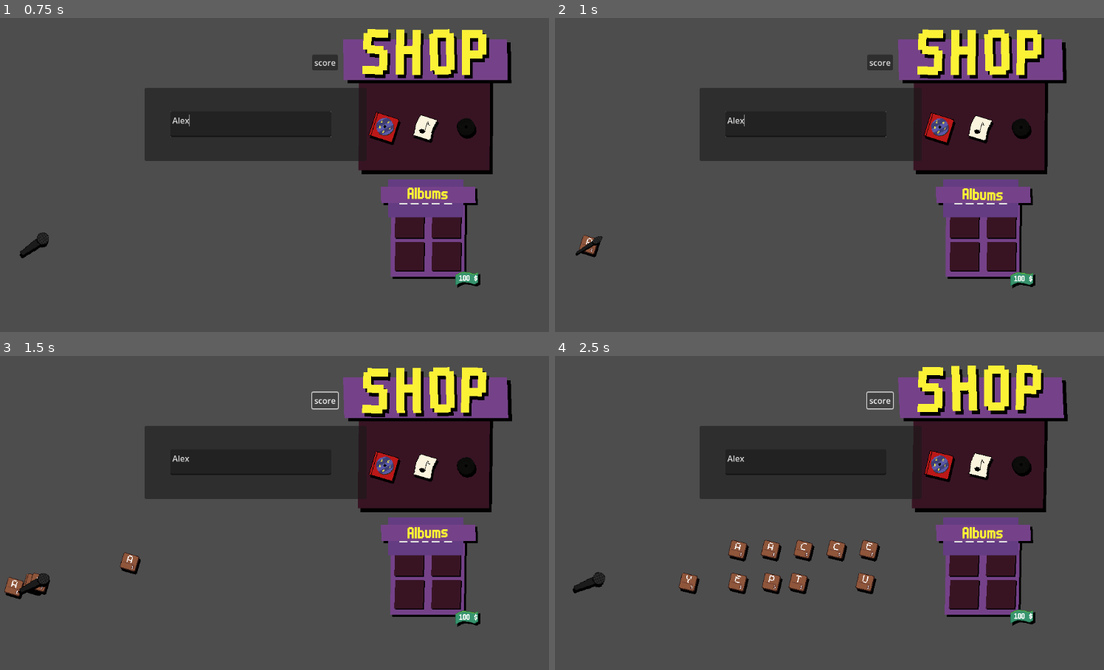
Above: before the commit, frames 1-4 (two rows, left to right).
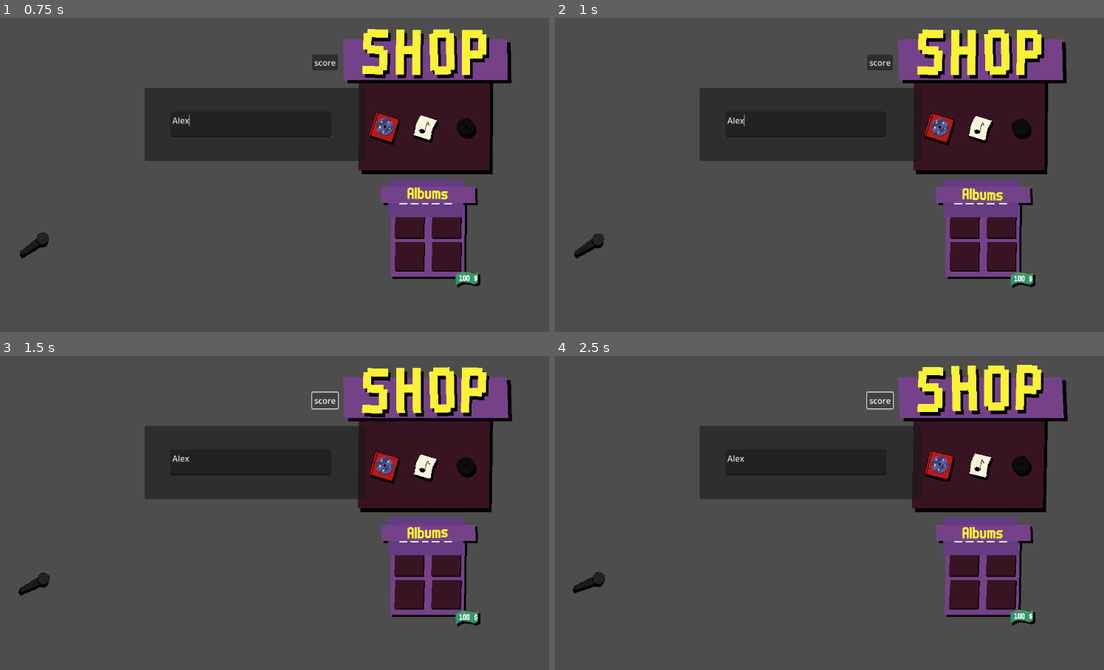
Above: after the commit, the same moments.

Repository: LiranDat/Spitandspell
Game: Godot game, scene res://scoring_test.tscn
Two runs of this game, one before a commit and one after it. Both use one fixed random seed, a clock stepped at 60 frames per second and the inputs below. This scene is started directly instead of the project's main scene.
Inputs (mouse positions are in pixels of both pictures, inside the frame that each line leads up to):
- Up to frame 1 (0.75 s): click (252, 124) at 0.52 s; type "Alex" at 0.6 s
- Up to frame 2 (1 s): no input
- Up to frame 3 (1.5 s): click "score" at 1.25 s
- Up to frame 4 (2.5 s): click "score" at 2 s

Frame 1 is identical in both runs. In frame 2, 0.2% of the frame differs, in the area x 3-10%, y 68-77%; in frame 3, 0.5%; in frame 4, 1.9%, in the area x 3-60%, y 58-76%.

Commit message:
letter sistribution

Diff:
--- a/letter_selection.gd
+++ b/letter_selection.gd
@@ -72,5 +72,5 @@
 				letter.used = false
 
 func _on_timer_timeout() -> void:
-	distributeLetters(count)
+	#distributeLetters(count)
 	pass # Replace with function body.
--- a/scenes/main/main.gd
+++ b/scenes/main/main.gd
@@ -23,6 +23,7 @@
 	$music.play()
 	$music.volume_db = -1
 	$boombox.bounce()
+	$LetterSelection.distributeLetters(10)
 
 func start_shop():
 	add_child(shop.instantiate())
